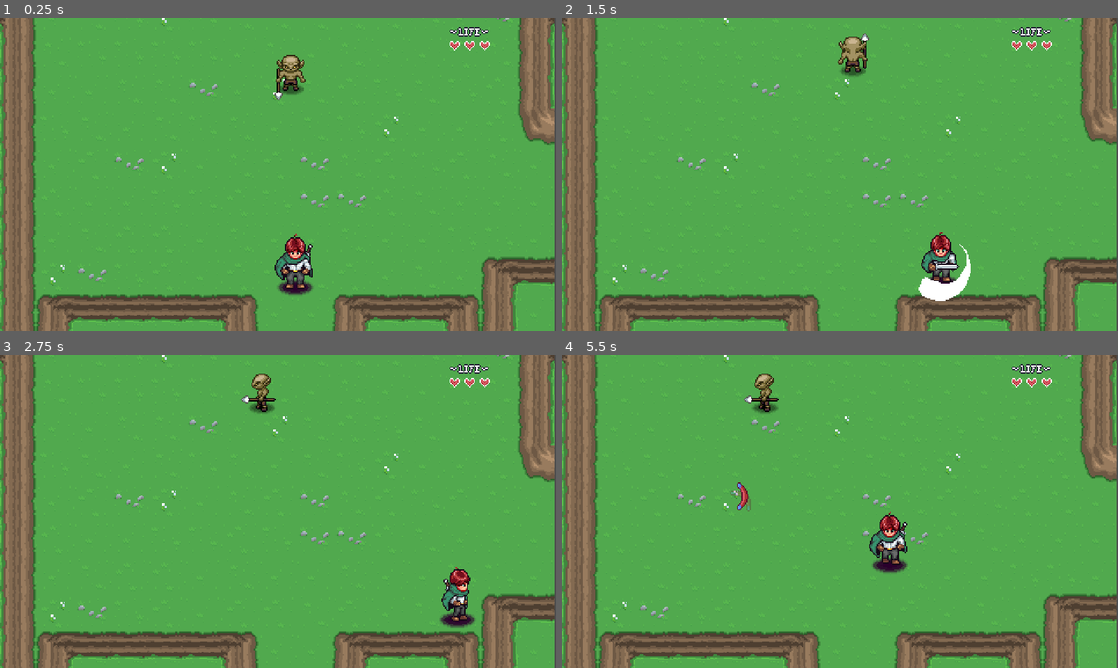
Above: before the commit, frames 1-4 (two rows, left to right).
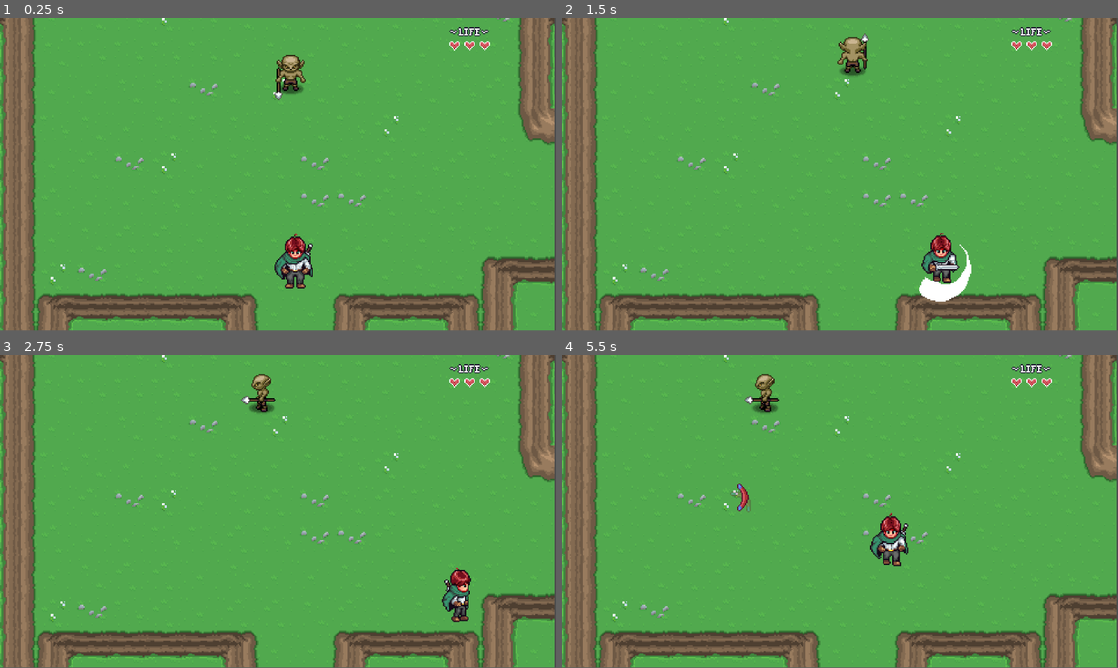
Above: after the commit, the same moments.

Repository: egosselin-projects/zelda-like
Game: Godot game, scene res://Levels/Area01/01.tscn
Two runs of this game, one before a commit and one after it. Both use one fixed random seed, a clock stepped at 60 frames per second and the inputs below. Sound files missing from this copy of the repository are replaced by a short silence.
Inputs:
- Up to frame 1 (0.25 s): no input
- Up to frame 2 (1.5 s): tap Enter (ui_accept) at 0.5, 0.77 s; hold Right (right) 0.53-1.28 s; hold Shift (ability) 0.53-1.28 s; hold Down (down) from 1.28 s (still down); tap Ctrl (attack) at 1.35 s
- Up to frame 3 (2.75 s): tap Enter (ui_accept) at 1.52 s; release Down (down) at 2.03 s; hold Right (right) from 2.03 s (still down); hold Alt (interacts) from 2.03 s (still down)
- Up to frame 4 (5.5 s): release Right (right) at 2.78 s; release Alt (interacts) at 2.78 s; hold Up (up) 2.78-3.53 s; tap Shift (ability) at 2.85 s; tap Enter (ui_accept) at 3.02, 3.77, 4.52 s; hold Ctrl (attack) 3.53-4.28 s; hold Left (left) 3.53-5.03 s; tap Alt (interacts) at 4.35 s; hold Down (down) from 5.03 s (still down); hold Shift (ability) from 5.03 s (still down)
In our replay, the window is 800x450 before the commit and 800x449 after it. These sizes can differ from the game's own. Grey fills any space a smaller window leaves; there, only what the larger window draws over its background counts as a difference.

The runs differ from the first frame. In frame 1, 2.4% of the frame differs, in the area x 0-100%, y 0-100%; in frame 2, 2.4%; in frame 3, 2.4%; in frame 4, 2.8%.

Commit message:
tuto 32.5 - correction de bugs

Diff:
--- a/GUI/pause_menu/inventory/scripts/inventory_ui.gd
+++ b/GUI/pause_menu/inventory/scripts/inventory_ui.gd
@@ -20,13 +20,16 @@
 
 
 func update_inventory(focused_index: int = 0) -> void:
+
+	clear_inventory()
+
 	for slot in data.slots:
 		var new_slot = INVENTORY_SLOT.instantiate()
 		add_child(new_slot)
 		new_slot.slot_data = slot
 		new_slot.focus_entered.connect(item_focused)
 
-	#Mise à jour des eléments sélectionnés
+	# Mise à jour des eléments sélectionnés
 	await get_tree().process_frame
 	get_child(focused_index).grab_focus()
 
--- a/Levels/Area01/01.tscn
+++ b/Levels/Area01/01.tscn
@@ -38,3 +38,4 @@
 
 [node name="Goblin" parent="." unique_id=1842516019 instance=ExtResource("5_pwydo")]
 position = Vector2(251, 79)
+hp = 1
--- a/Player/player.tscn
+++ b/Player/player.tscn
@@ -20,6 +20,7 @@
 [ext_resource type="PackedScene" uid="uid://do5cxsslmmyt2" path="res://GeneralNodes/ItemMagnet/item_magnet.tscn" id="18_b1ygp"]
 
 [sub_resource type="CircleShape2D" id="CircleShape2D_0iro7"]
+radius = 9.0
 
 [sub_resource type="Animation" id="Animation_00tjw"]
 length = 0.001
@@ -626,6 +627,7 @@
 vframes = 3
 
 [node name="ShadowSprite" type="Sprite2D" parent="Sprite2D" unique_id=1391033136]
+visible = false
 modulate = Color(0.16470589, 0, 0.17254902, 1)
 show_behind_parent = true
 position = Vector2(0, 20)
@@ -642,6 +644,7 @@
 
 [node name="AttackHurtBox" parent="Sprite2D" unique_id=1203702136 instance=ExtResource("10_x3vf3")]
 unique_name_in_owner = true
+visible = false
 position = Vector2(0, 36)
 collision_mask = 256
 monitoring = false
@@ -687,6 +690,7 @@
 monitoring = false
 
 [node name="CollisionShape2D" type="CollisionShape2D" parent="Interactions/Area2D" unique_id=968001732]
+visible = false
 position = Vector2(0, 6)
 shape = SubResource("RectangleShape2D_qpp62")
 debug_color = Color(0, 1, 0.077349186, 0.41960785)
@@ -702,6 +706,7 @@
 debug_color = Color(1, 0, 0.82126427, 0.41960785)
 
 [node name="HitBox" parent="." unique_id=784417243 instance=ExtResource("13_p5o4e")]
+visible = false
 position = Vector2(0, 0)
 collision_layer = 2
 
@@ -717,6 +722,7 @@
 script = ExtResource("17_pisgm")
 
 [node name="ItemMagnet" parent="." unique_id=769557270 instance=ExtResource("18_b1ygp")]
+visible = false
 magnet_strength = 2.0
 
 [node name="CollisionShape2D" type="CollisionShape2D" parent="ItemMagnet" unique_id=136044110]
--- a/project.godot
+++ b/project.godot
@@ -36,7 +36,7 @@
 window/size/viewport_height=270
 window/size/window_width_override=1280
 window/size/window_height_override=720
-window/stretch/mode="viewport"
+window/stretch/mode="canvas_items"
 
 [dotnet]
 
